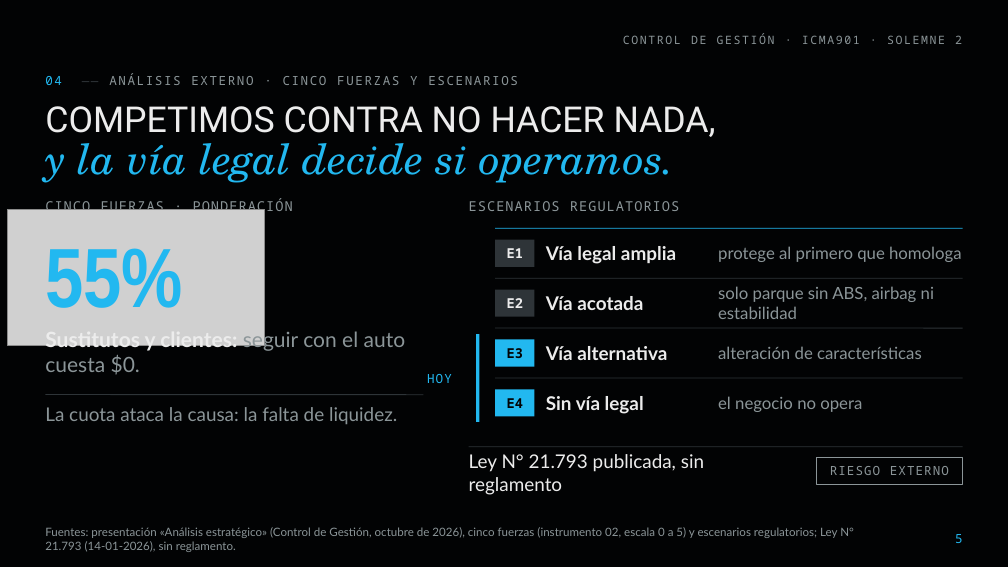
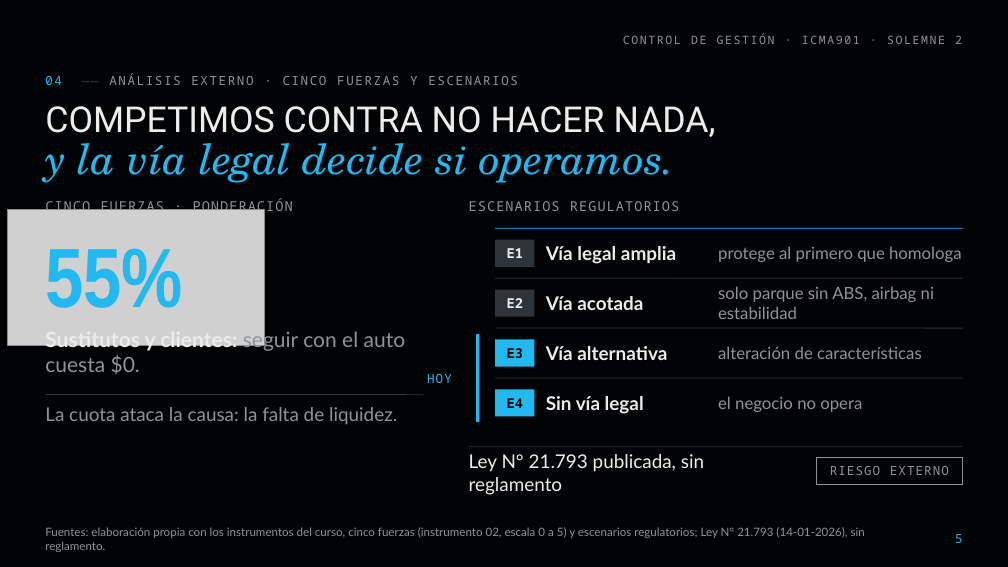
Before and after one commit to diegoaam0109-ux/lumine, a slide deck: slide 5 of solemne-2/Lumine_Solemne2_CMI_Control_de_Gestion.pptx. Drawn at 1008x567 pixels with LibreOffice and Linux fonts; fonts in the diff are those of the drawing; grey boxes stand for pictures; background and template pictures are left out. Boxes give left, top, right and bottom in pixels: in the first picture for what was removed or moved away, otherwise in the second. Text is boxed around its words. In the diff, an @@ line names an element or a change of style, - is before the commit and + after.

```diff
--- a/solemne-2/Lumine_Solemne2_CMI_Control_de_Gestion.pptx
+++ b/solemne-2/Lumine_Solemne2_CMI_Control_de_Gestion.pptx
@@ text at box(45, 527, 865, 552): text changed @@
-Fuentes: presentación «Análisis estratégico» (Control de Gestión, octubre de 2026), cinco fuerzas (instrumento 02, escala 0 a 5) y escenarios regulatorios; Ley N° 21.793 (14-01-2026), sin reglamento.
+Fuentes: elaboración propia con los instrumentos del curso, cinco fuerzas (instrumento 02, escala 0 a 5) y escenarios regulatorios; Ley N° 21.793 (14-01-2026), sin reglamento.
```
Also in this commit, not shown: 26 other slides changed, 24 other files.
